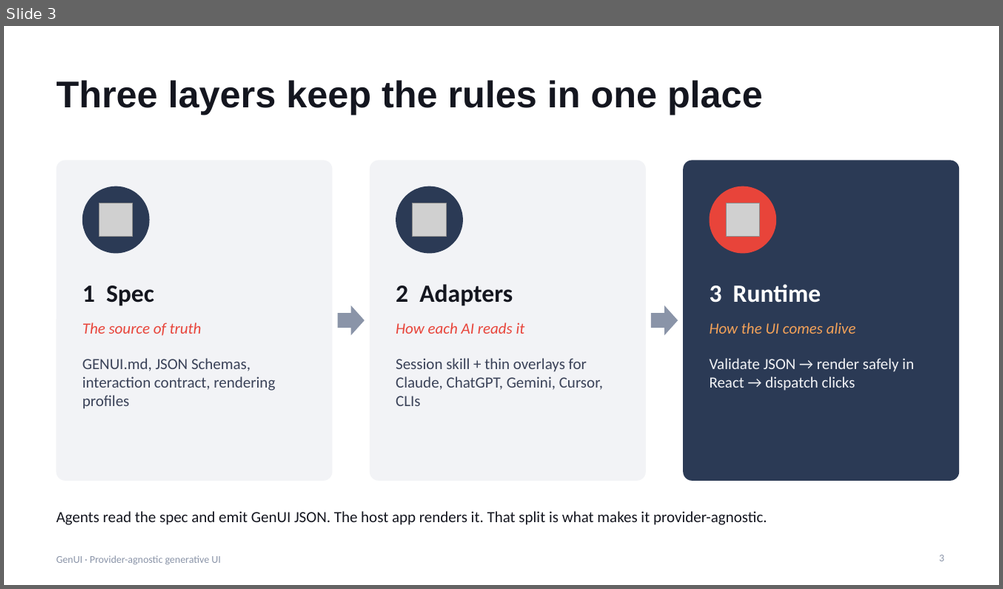
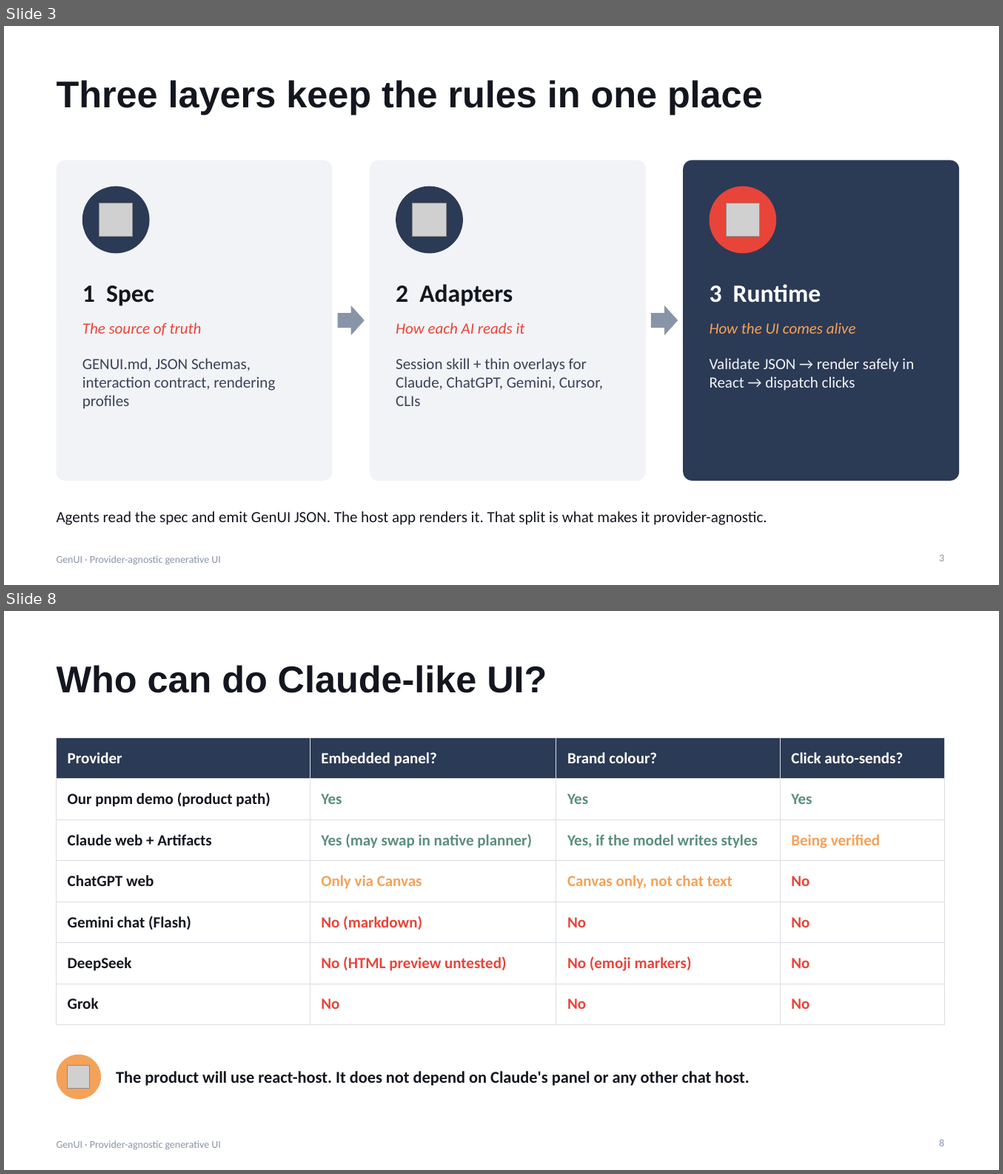
Before and after one commit to noahtan917/gen-ui, a slide deck: docs/GenUI-Presentation.pptx. Shown one above the other, each under a label of ours: slide 3 before the commit, slides 3 and 8 after it; the slides between them are not shown. The pictures are 1003x589 and 1003x1174 pixels, drawn with LibreOffice and Linux fonts; fonts in the diff are those of the drawing; grey boxes stand for pictures. Boxes give left, top, right and bottom in pixels: in the first picture for what was removed or moved away, otherwise in the second. Text is boxed around its words. In the diff, an @@ line names an element or a change of style, - is before the commit and + after.

Commit message:
Update presentation slides to reflect findings from manual testing of GenUI across various chat hosts. Enhance documentation with detailed observations on installation issues, UI rendering limitations, and interaction semantics. Revise slide titles and content for clarity, ensuring accurate representation of capabilities and constraints for each provider. Include new insights on the persistent Claude Skill and the necessity of raw URL installs for optimal functionality.

```diff
--- a/docs/GenUI-Presentation.pptx
+++ b/docs/GenUI-Presentation.pptx
@@ slide 8 added at (x1=4, y1=611, x2=999, y2=1170), background #FFFFFF; not listed: 1 template element that a slide beside it also shows @@
@@ title added at (x1=57, y1=665, x2=546, y2=693), 36 pt, text #14161F, bold @@
+Who can do Claude-like UI?
@@ table added at (x1=57, y1=738, x2=944, y2=1012), 7 rows, 4 columns @@
+Provider | Embedded panel? | Brand colour? | Click auto-sends?
+Our pnpm demo (product path) | Yes | Yes | Yes
+Claude web + Artifacts | Yes (may swap in native planner) | Yes, if the model writes styles | Being verified
+ChatGPT web | Only via Canvas | Canvas only, not chat text | No
+Gemini chat (Flash) | No (markdown) | No | No
+DeepSeek | No (HTML preview untested) | No (emoji markers) | No
+Grok | No | No | No
@@ ellipse added at (x1=57, y1=1055, x2=101, y2=1099), fill #F4A259 @@
@@ picture added at (x1=68, y1=1066, x2=90, y2=1088) @@
@@ text added at (x1=116, y1=1071, x2=748, y2=1086), 16 pt, text #14161F, bold @@
+The product will use react-host. It does not depend on Claude's panel or any other chat host.
@@ page number added at (x1=939, y1=1139, x2=944, y2=1147), 10 pt, text #8A94A8 @@
+8
```
Also in this commit, not shown: 4 slides changed, 3 other slides added, 2 slides removed, 1 other file.
